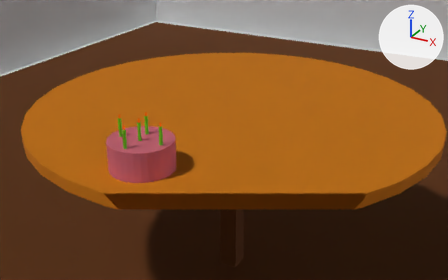
The Blender file assets/birthday.blend, before and after one commit.
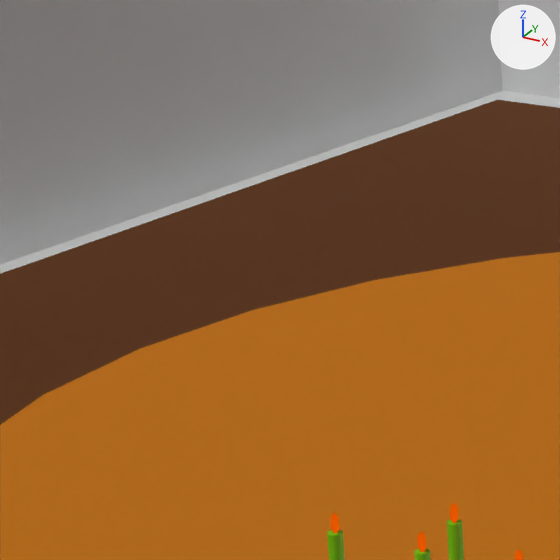
There are two pictures of each version: one from a 50 mm camera at (2.015, -3.8, 3.166) aimed at (0.382, -0.829, 1.68), one close up on the part from 10% to 38% of the width and 0% to 45% of the height. Arrows for +X, +Y and +Z are at upper right; the lights stay in place. Everything nearer to the camera than a plane just in front of the edit is cut away.
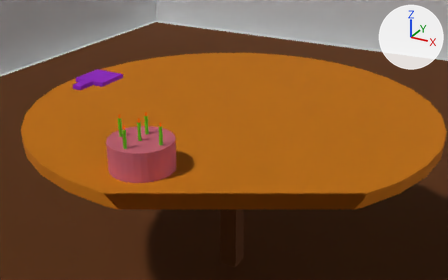
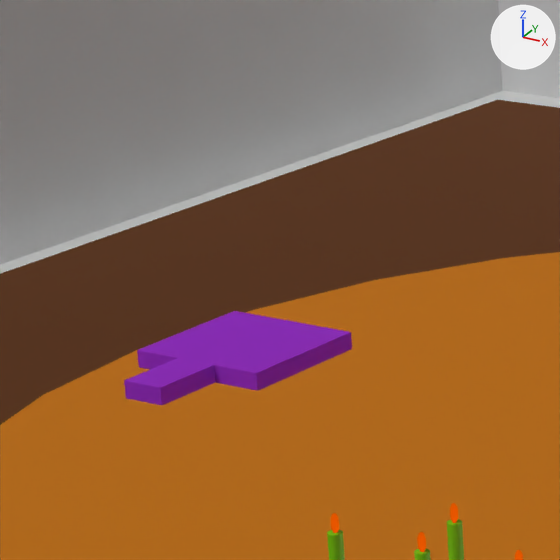
Commit message: Grabbable paddle

Edits to the bpy script that builds the scene:
```text
Add mat_paddlemat:
    mat_paddlemat = principled_material('PaddleMat')
    mat_paddlemat.base_color = (0.429, 0.0243, 0.8)  # purple #af2be7
    mat_paddlemat.roughness = 1.0
Add me_cube_008:
    me_cube_008.from_pydata(...)  # 26 vertices, 24 faces; spans x -1.0..1.0, y -2.05..1.0, z -1.0..1.0
    me_cube_008.materials.append(mat_paddlemat)  # purple #af2be7
Add ob_paddle:
    ob_paddle = bpy.data.objects.new('Paddle', me_cube_008)
    ob_paddle.location = (-0.365, -1.024, 2.006)
    ob_paddle.scale = (0.1, 0.1, 0.012)
```

Boxes (x1, y1, x2, y2) around the edits, measured in the close-ups (560 x 560 px):
'Paddle', added (purple)
    after: (124, 311, 352, 405)
